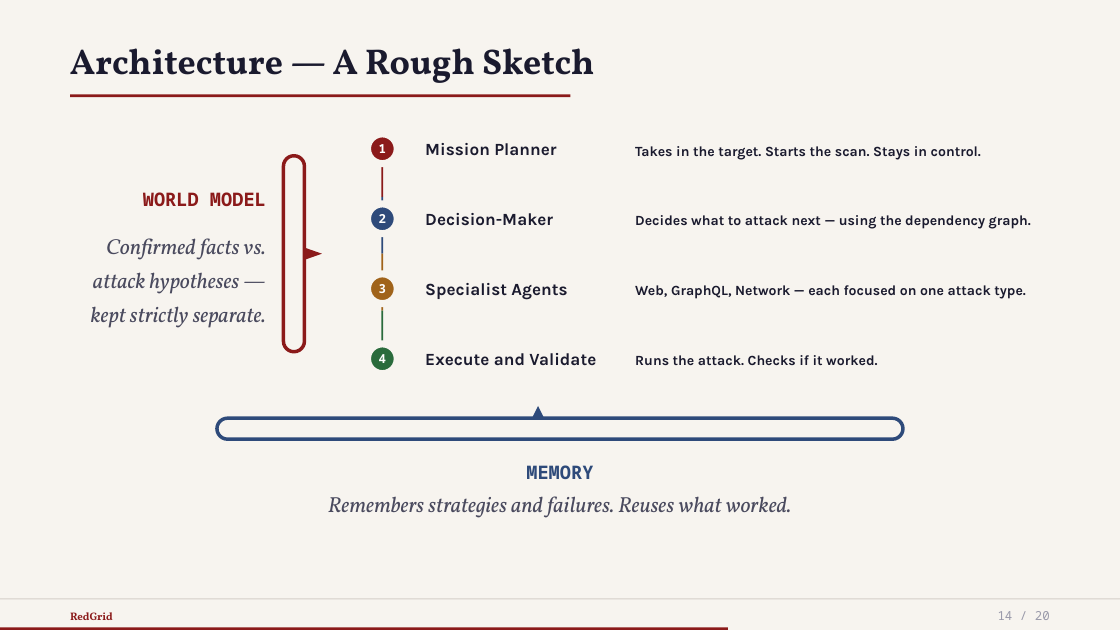
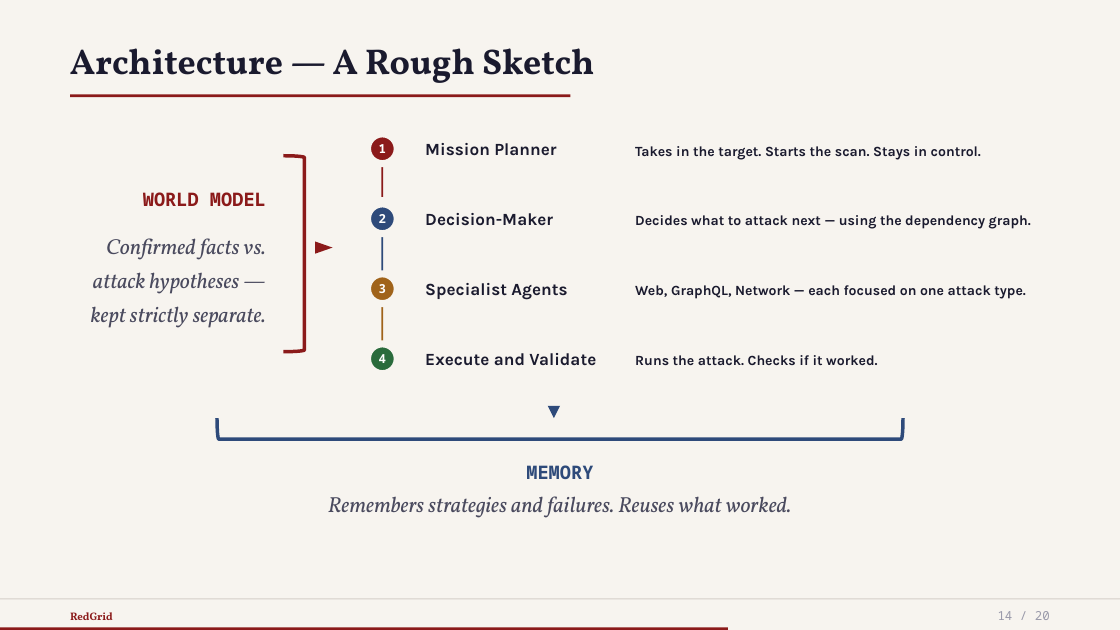
Before and after one commit to nishan-paul-hello/cmatrix-agentic-red-team, a slide deck: slide 14 of docs/presentation/files/CSE-810-PRESENTATION-INCEPTION.pptx. Drawn at 1120x630 pixels with LibreOffice and Linux fonts; fonts in the diff are those of the drawing. Boxes give left, top, right and bottom in pixels: in the first picture for what was removed or moved away, otherwise in the second. Text is boxed around its words. In the diff, an @@ line names an element or a change of style, - is before the commit and + after.

Commit message:
refactor: redesign evaluation plan slide layout and visual components

```diff
--- a/docs/presentation/files/CSE-810-PRESENTATION-INCEPTION.pptx
+++ b/docs/presentation/files/CSE-810-PRESENTATION-INCEPTION.pptx
@@ right bracket at bbox=[283, 156, 305, 352]: rounded rectangle to right bracket @@
@@ rectangle: place and size @@
-rectangle at bbox=[382, 197, 384, 254]
+rectangle at bbox=[382, 234, 384, 304]
@@ triangle: place and size @@
-triangle at bbox=[304, 248, 322, 260]
+triangle at bbox=[315, 241, 333, 254]
@@ rectangle: place and size @@
-rectangle at bbox=[382, 254, 384, 311]
+rectangle at bbox=[382, 304, 384, 367]
@@ rectangle removed at bbox=[382, 310, 384, 367] @@
@@ right bracket at bbox=[218, 418, 903, 440]: rounded rectangle to right bracket; rotation 0 to 90 degrees @@
@@ triangle at bbox=[548, 407, 560, 419]: rotation 0 to 180 degrees @@
```
Also in this commit, not shown: 1 other slide changed, 1 slide added, 1 other file.
